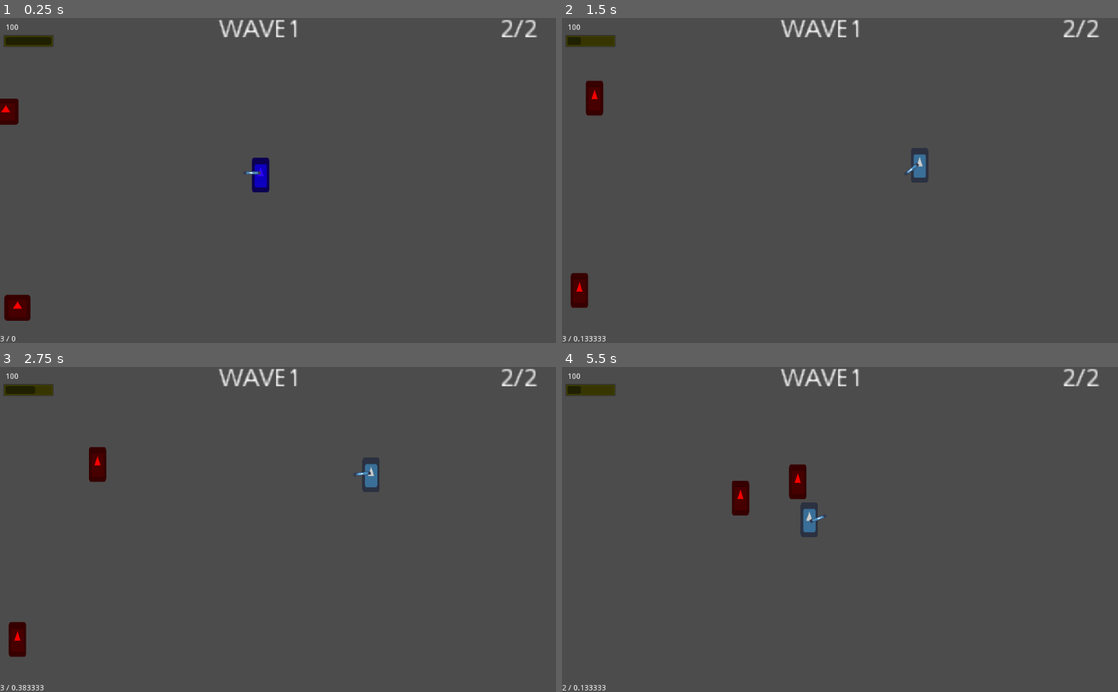
Above: before the commit, frames 1-4 (two rows, left to right).
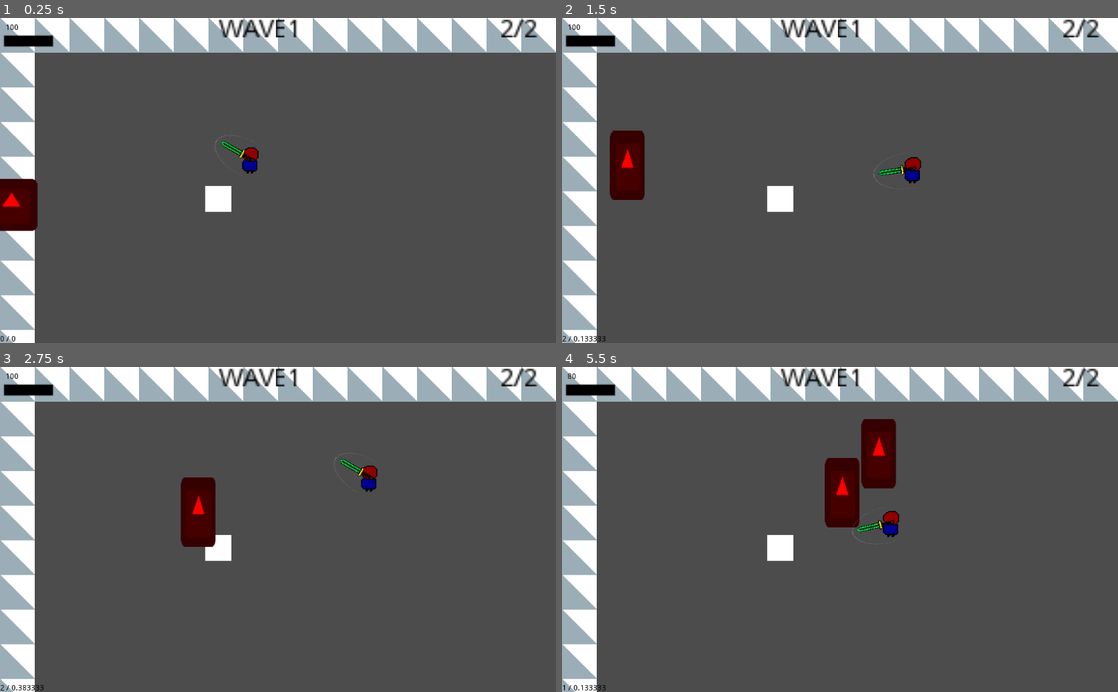
Above: after the commit, the same moments.

Repository: BielMaxBR/jam-do-renzk
Game: Godot game, scene res://scenes/Cenario/main.tscn
Two runs of this game, one before a commit and one after it. Both use one fixed random seed, a clock stepped at 60 frames per second and the inputs below. The engine's default icon, where the game draws it, is replaced by a stand-in: a white triangle on a blue panel in a dark square.
Inputs (mouse positions are in pixels of both pictures, inside the frame that each line leads up to):
- Up to frame 1 (0.25 s): no input
- Up to frame 2 (1.5 s): move the mouse to (962, 164) at 0.52 s; hold D (ui_right) 0.53-1.28 s; click (962, 164) at 0.6 s; right-click (962, 164) at 0.8 s; move the mouse to (728, 196) at 1.27 s; hold S (ui_down) from 1.28 s (still down); right-click (728, 196) at 1.35 s
- Up to frame 3 (2.75 s): click (166, 545) at 1.55 s; move the mouse to (333, 458) at 2.02 s; release S (ui_down) at 2.03 s; hold D (ui_right) from 2.03 s (still down); click (333, 458) at 2.1 s; right-click (333, 458) at 2.3 s
- Up to frame 4 (5.5 s): move the mouse to (812, 594) at 2.77 s; release D (ui_right) at 2.78 s; hold W (ui_up) 2.78-3.53 s; right-click (812, 594) at 2.85 s; click (812, 594) at 3.05 s; move the mouse to (1006, 578) at 3.52 s; hold A (ui_left) 3.53-5.03 s; click (1006, 578) at 3.6 s; right-click (1006, 578) at 3.8 s; move the mouse to (673, 480) at 4.27 s; right-click (673, 480) at 4.35 s; click (673, 480) at 4.55 s; move the mouse to (867, 529) at 5.02 s; hold S (ui_down) from 5.03 s (still down); click (867, 529) at 5.1 s; right-click (867, 529) at 5.3 s

The runs differ from the first frame. In frame 1, 17% of the frame differs, in the area x 0-100%, y 0-100%; in frame 2, 19%; in frame 3, 19%; in frame 4, 21%.

Commit message:
anim chata

Diff:
--- a/projeto do jogo da jam/project.godot
+++ b/projeto do jogo da jam/project.godot
@@ -18,6 +18,10 @@
 config/name="projeto do jogo da jam"
 run/main_scene="res://scenes/Cenario/main.tscn"
 config/icon="res://sprites/icon.png"
+
+[display]
+
+window/vsync/use_vsync=false
 
 [input]
 
--- a/projeto do jogo da jam/scenes/Cenario/main.tscn
+++ b/projeto do jogo da jam/scenes/Cenario/main.tscn
@@ -1,20 +1,69 @@
-[gd_scene load_steps=3 format=2]
+[gd_scene load_steps=7 format=2]
 
 [ext_resource path="res://scripts/cenario/main.gd" type="Script" id=1]
 [ext_resource path="res://scenes/player/player.tscn" type="PackedScene" id=2]
+[ext_resource path="res://sprites/tily.png" type="Texture" id=3]
+[ext_resource path="res://sprites/player_entre_aspas.png" type="Texture" id=4]
+
+[sub_resource type="ConvexPolygonShape2D" id=1]
+points = PoolVector2Array( 32, 32, 0, 32, 0, 0, 32, 0 )
+
+[sub_resource type="TileSet" id=2]
+0/name = "tily.png 0"
+0/texture = ExtResource( 3 )
+0/tex_offset = Vector2( 0, 0 )
+0/modulate = Color( 1, 1, 1, 1 )
+0/region = Rect2( 0, 0, 32, 32 )
+0/tile_mode = 0
+0/occluder_offset = Vector2( 0, 0 )
+0/navigation_offset = Vector2( 0, 0 )
+0/shape_offset = Vector2( 0, 0 )
+0/shape_transform = Transform2D( 1, 0, 0, 1, 0, 0 )
+0/shape = SubResource( 1 )
+0/shape_one_way = false
+0/shape_one_way_margin = 1.0
+0/shapes = [ {
+"autotile_coord": Vector2( 0, 0 ),
+"one_way": false,
+"one_way_margin": 1.0,
+"shape": SubResource( 1 ),
+"shape_transform": Transform2D( 1, 0, 0, 1, 0, 0 )
+} ]
+0/z_index = 0
 
 [node name="main" type="Node2D"]
 script = ExtResource( 1 )
 
+[node name="player_entre_aspas" type="Sprite" parent="."]
+position = Vector2( 201.201, 167.048 )
+texture = ExtResource( 4 )
+
+[node name="Camera2D" type="Camera2D" parent="."]
+anchor_mode = 0
+current = true
+zoom = Vector2( 0.5, 0.5 )
+limit_left = 0
+limit_top = 0
+limit_right = 768
+limit_bottom = 384
+editor_draw_limits = true
+
+[node name="Map" type="TileMap" parent="."]
+tile_set = SubResource( 2 )
+cell_size = Vector2( 32, 32 )
+collision_use_kinematic = true
+format = 1
+tile_data = PoolIntArray( 0, 0, 0, 1, 0, 0, 2, 0, 0, 3, 0, 0, 4, 0, 0, 5, 0, 0, 6, 0, 0, 7, 0, 0, 8, 0, 0, 9, 0, 0, 10, 0, 0, 11, 0, 0, 12, 0, 0, 13, 0, 0, 14, 0, 0, 15, 0, 0, 16, 0, 0, 17, 0, 0, 18, 0, 0, 19, 0, 0, 20, 0, 0, 21, 0, 0, 22, 0, 0, 23, 0, 0, 65536, 0, 0, 65559, 0, 0, 131072, 0, 0, 131095, 0, 0, 196608, 0, 0, 196631, 0, 0, 262144, 0, 0, 262167, 0, 0, 327680, 0, 0, 327703, 0, 0, 393216, 0, 0, 393239, 0, 0, 458752, 0, 0, 458775, 0, 0, 524288, 0, 0, 524311, 0, 0, 589824, 0, 0, 589847, 0, 0, 655360, 0, 0, 655383, 0, 0, 720896, 0, 0, 720897, 0, 0, 720898, 0, 0, 720899, 0, 0, 720900, 0, 0, 720901, 0, 0, 720902, 0, 0, 720903, 0, 0, 720904, 0, 0, 720905, 0, 0, 720906, 0, 0, 720907, 0, 0, 720908, 0, 0, 720909, 0, 0, 720910, 0, 0, 720911, 0, 0, 720912, 0, 0, 720913, 0, 0, 720914, 0, 0, 720915, 0, 0, 720916, 0, 0, 720917, 0, 0, 720918, 0, 0, 720919, 0, 0 )
+
 [node name="YSort" type="YSort" parent="."]
 
 [node name="player" parent="YSort" instance=ExtResource( 2 )]
-position = Vector2( 480, 322 )
+position = Vector2( 230.532, 143.701 )
 
 [node name="HUD" type="CanvasLayer" parent="."]
 
 [node name="Stamina" type="ProgressBar" parent="HUD"]
-modulate = Color( 0.976471, 1, 0, 1 )
+modulate = Color( 0, 0, 0, 1 )
 anchor_top = 0.048
 anchor_right = 0.096
 anchor_bottom = 0.093
@@ -33,6 +82,7 @@
 }
 
 [node name="Wave" type="Label" parent="HUD"]
+modulate = Color( 0, 0, 0, 1 )
 anchor_left = 0.5
 anchor_right = 0.5
 margin_left = -108.0
@@ -45,6 +95,7 @@
 }
 
 [node name="InimigosSobram" type="Label" parent="HUD"]
+modulate = Color( 0, 0, 0, 1 )
 anchor_left = 1.0
 anchor_right = 1.0
 margin_left = -104.0
@@ -58,6 +109,7 @@
 
 [node name="proximaFase" type="Label" parent="HUD"]
 visible = false
+modulate = Color( 0, 0, 0, 1 )
 anchor_left = 0.419
 anchor_top = 0.299
 anchor_right = 0.549
@@ -73,6 +125,7 @@
 }
 
 [node name="comboTimer" type="Label" parent="HUD"]
+modulate = Color( 0, 0, 0, 1 )
 anchor_top = 1.0
 anchor_bottom = 1.0
 margin_top = -14.0
@@ -83,6 +136,7 @@
 }
 
 [node name="Vida" type="Label" parent="HUD"]
+modulate = Color( 0, 0, 0, 1 )
 anchor_left = 0.01
 anchor_top = 0.018
 anchor_right = 0.049
--- a/projeto do jogo da jam/scenes/inimigos/inimigo_melee_2.tscn
+++ b/projeto do jogo da jam/scenes/inimigos/inimigo_melee_2.tscn
@@ -6,7 +6,7 @@
 [ext_resource path="res://scripts/inimigos/hit_boxes/hit_box_inimigo.gd" type="Script" id=4]
 
 [sub_resource type="RectangleShape2D" id=1]
-extents = Vector2( 16, 8 )
+extents = Vector2( 16, 9.10088 )
 
 [sub_resource type="RectangleShape2D" id=2]
 extents = Vector2( 16, 32 )
--- a/projeto do jogo da jam/scenes/player/player.tscn
+++ b/projeto do jogo da jam/scenes/player/player.tscn
@@ -1,35 +1,96 @@
-[gd_scene load_steps=9 format=2]
+[gd_scene load_steps=18 format=2]
 
 [ext_resource path="res://scripts/player/player.gd" type="Script" id=1]
-[ext_resource path="res://sprites/icon.png" type="Texture" id=2]
+[ext_resource path="res://sprites/molde_personagem_chrono_cookies.png" type="Texture" id=2]
 [ext_resource path="res://scripts/player/hit_box_player.gd" type="Script" id=3]
 [ext_resource path="res://scripts/player/attack_area.gd" type="Script" id=4]
+[ext_resource path="res://sprites/espada_personagem.png" type="Texture" id=5]
+[ext_resource path="res://sprites/ataque_melee_1.png" type="Texture" id=6]
 
 [sub_resource type="RectangleShape2D" id=1]
-extents = Vector2( 16, 6 )
+extents = Vector2( 12.2906, 5.53723 )
 
 [sub_resource type="RectangleShape2D" id=2]
-extents = Vector2( 16, 32 )
+extents = Vector2( 12.0056, 12.2471 )
 
 [sub_resource type="Animation" id=3]
 resource_name = "ataque_teste"
-length = 0.3
-step = 0.05
+length = 0.1
+step = 0.005
 tracks/0/type = "value"
 tracks/0/path = NodePath("Sprite:modulate")
 tracks/0/interp = 1
 tracks/0/loop_wrap = true
 tracks/0/imported = false
-tracks/0/enabled = true
+tracks/0/enabled = false
 tracks/0/keys = {
-"times": PoolRealArray( 0, 0.3 ),
+"times": PoolRealArray( 0, 0.1 ),
 "transitions": PoolRealArray( 1, 0.594604 ),
 "update": 0,
 "values": [ Color( 0.196078, 0, 1, 1 ), Color( 0.796078, 0.796078, 0.796078, 1 ) ]
 }
+tracks/1/type = "method"
+tracks/1/path = NodePath("ataques/ataque")
+tracks/1/interp = 1
+tracks/1/loop_wrap = true
+tracks/1/imported = false
+tracks/1/enabled = true
+tracks/1/keys = {
+"times": PoolRealArray( 0 ),
+"transitions": PoolRealArray( 1 ),
+"values": [ {
+"args": [ "", false ],
+"method": "attack"
+} ]
+}
+tracks/2/type = "value"
+tracks/2/path = NodePath("ataques/ataque:frame")
+tracks/2/interp = 1
+tracks/2/loop_wrap = true
+tracks/2/imported = false
+tracks/2/enabled = true
+tracks/2/keys = {
+"times": PoolRealArray( 0.1 ),
+"transitions": PoolRealArray( 1 ),
+"update": 1,
+"values": [ 0 ]
+}
 
 [sub_resource type="CapsuleShape2D" id=4]
-radius = 31.0
+radius = 14.8525
+height = 14.9431
+
+[sub_resource type="AtlasTexture" id=5]
+atlas = ExtResource( 6 )
+region = Rect2( 320, 0, 64, 64 )
+
+[sub_resource type="AtlasTexture" id=6]
+atlas = ExtResource( 6 )
+region = Rect2( 256, 0, 64, 64 )
+
+[sub_resource type="AtlasTexture" id=7]
+atlas = ExtResource( 6 )
+region = Rect2( 192, 0, 64, 64 )
+
+[sub_resource type="AtlasTexture" id=8]
+atlas = ExtResource( 6 )
+region = Rect2( 128, 0, 64, 64 )
+
+[sub_resource type="AtlasTexture" id=9]
+atlas = ExtResource( 6 )
+region = Rect2( 64, 0, 64, 64 )
+
+[sub_resource type="AtlasTexture" id=10]
+atlas = ExtResource( 6 )
+region = Rect2( 0, 0, 64, 64 )
+
+[sub_resource type="SpriteFrames" id=11]
+animations = [ {
+"frames": [ SubResource( 5 ), SubResource( 6 ), SubResource( 7 ), SubResource( 8 ), SubResource( 9 ), SubResource( 10 ), null ],
+"loop": false,
+"name": "attack",
+"speed": 100.0
+} ]
 
 [node name="player" type="KinematicBody2D"]
 collision_mask = 6
@@ -46,12 +107,14 @@
 wait_time = 0.5
 
 [node name="Sprite" type="Sprite" parent="."]
-modulate = Color( 0.196078, 0, 1, 1 )
-position = Vector2( 0, -32 )
-scale = Vector2( 0.5, 1 )
+modulate = Color( 0.796078, 0.796078, 0.796078, 1 )
+position = Vector2( 0, -12 )
 texture = ExtResource( 2 )
+region_enabled = true
+region_rect = Rect2( 5, 0, 17, 24 )
 
 [node name="CollisionShape2D" type="CollisionShape2D" parent="."]
+visible = false
 position = Vector2( 0, -6 )
 shape = SubResource( 1 )
 
@@ -60,7 +123,8 @@
 playback/speed = 10.0
 
 [node name="hit_box" type="Area2D" parent="."]
-position = Vector2( 0, -32 )
+visible = false
+position = Vector2( 0, -12 )
 collision_layer = 32
 collision_mask = 0
 script = ExtResource( 3 )
@@ -72,61 +136,62 @@
 anims/ataque_teste = SubResource( 3 )
 
 [node name="ataques" type="Node2D" parent="."]
-position = Vector2( 0, -32 )
+position = Vector2( 0, -12 )
 
-[node name="ataque1" type="Area2D" parent="ataques"]
+[node name="ataque1" type="Area2D" parent="ataques" groups=[
+"ataques",
+]]
 collision_layer = 128
 collision_mask = 64
 script = ExtResource( 4 )
 dano = 100
 
-[node name="Sprite2" type="Sprite" parent="ataques/ataque1"]
-position = Vector2( 16, -5 )
-rotation = 1.0472
-scale = Vector2( 0.1, 0.5 )
-texture = ExtResource( 2 )
-
 [node name="CollisionShape2D" type="CollisionShape2D" parent="ataques/ataque1"]
-position = Vector2( 20, 0 )
+position = Vector2( 15, 0 )
 rotation = 1.5708
 shape = SubResource( 4 )
 disabled = true
 
-[node name="ataque2" type="Area2D" parent="ataques"]
+[node name="ataque2" type="Area2D" parent="ataques" groups=[
+"ataques",
+]]
 collision_layer = 128
 collision_mask = 64
 script = ExtResource( 4 )
 dano = 16
 
-[node name="Sprite2" type="Sprite" parent="ataques/ataque2"]
-position = Vector2( 16, -5 )
-rotation = 1.0472
-scale = Vector2( 0.1, 0.5 )
-texture = ExtResource( 2 )
-
 [node name="CollisionShape2D" type="CollisionShape2D" parent="ataques/ataque2"]
-position = Vector2( 20, 0 )
+position = Vector2( 15, 0 )
 rotation = 1.5708
 shape = SubResource( 4 )
 disabled = true
 
-[node name="ataque3" type="Area2D" parent="ataques"]
+[node name="ataque3" type="Area2D" parent="ataques" groups=[
+"ataques",
+]]
 collision_layer = 128
 collision_mask = 64
 script = ExtResource( 4 )
 dano = 17
 
-[node name="Sprite2" type="Sprite" parent="ataques/ataque3"]
-position = Vector2( 16, -5 )
-rotation = 1.0472
-scale = Vector2( 0.1, 0.5 )
-texture = ExtResource( 2 )
-
 [node name="CollisionShape2D" type="CollisionShape2D" parent="ataques/ataque3"]
-position = Vector2( 20, 0 )
+position = Vector2( 15, 0 )
 rotation = 1.5708
 shape = SubResource( 4 )
 disabled = true
+
+[node name="ataque" type="AnimatedSprite" parent="ataques"]
+position = Vector2( 5.5559, 0.0944901 )
+scale = Vector2( 1, 0.52 )
+frames = SubResource( 11 )
+animation = "attack"
+
+[node name="Espadinha" type="Sprite" parent="ataques"]
+position = Vector2( 1.31799, 1.18687 )
+scale = Vector2( 0.808434, 0.702508 )
+texture = ExtResource( 5 )
+centered = false
+offset = Vector2( -8, -12 )
 [connection signal="timeout" from="StaminaTimer" to="." method="_on_Timer_timeout"]
 [connection signal="timeout" from="AtackTimer" to="." method="_on_candencia_ataque_timeout"]
 [connection signal="timeout" from="ComboTimer" to="." method="_on_ComboTimer_timeout"]
--- a/projeto do jogo da jam/scripts/player/player.gd
+++ b/projeto do jogo da jam/scripts/player/player.gd
@@ -4,9 +4,10 @@
 onready var dad = get_node("../")
 export var stamina = 3
 var direcao = Vector2()
-var velocidade = 250
+var velocidade = 125
 var pode_controlar = true
 var ataqueDict = {}
+var FixedComboIndex = -1
 export var comboIndex = 0
 var pode_ataque = true
 var cadencia_ataque = 0.2
@@ -17,10 +18,10 @@
 func _ready():
 	print(dad)
 	$"StaminaTimer".start()
-	for ataque in $ataques.get_child_count():
-		ataqueDict[ataque] = $ataques.get_child(ataque)
-
-	comboIndex = $ataques.get_child_count()
+	for ataque in $ataques.get_children():
+		if ataque is Area2D:
+			FixedComboIndex += 1
+			ataqueDict[FixedComboIndex] = ataque
 
 
 # warning-ignore:unused_argument
@@ -46,7 +47,7 @@
 
 func dash():
 	tween.interpolate_method(self, "move_and_slide",
-	Vector2(0,0) + ((get_global_mouse_position() - self.global_position).normalized() * 1800), global_position.normalized(), 2,
+	Vector2(0,0) + ((get_global_mouse_position() - self.global_position).normalized() * 900), global_position.normalized(), 2,
 	Tween.TRANS_QUINT, Tween.EASE_OUT_IN)
 	tween.start()
 	pass
@@ -60,15 +61,15 @@
 
 func movement():
 	get_movement_input()
-	if global_position.x > 1024:
-		global_position.x = 0
-	if global_position.x < 0:
-		global_position.x = 1024
+	#if global_position.x > 1024:
+	#	global_position.x = 0
+	#if global_position.x < 0:
+	#	global_position.x = 1024
 
-	if global_position.y > 600:
-		global_position.y = 0
-	if global_position.y < 0:
-		global_position.y = 600
+	#if global_position.y > 600:
+	#	global_position.y = 0
+	#if global_position.y < 0:
+	#	global_position.y = 600
 	if pode_controlar:
 		# warning-ignore:return_value_discarded
 		move_and_slide(direcao * velocidade)
@@ -81,7 +82,7 @@
 		if comboIndex > 0 and not $ComboTimer.is_stopped():
 
 			var ataqueAtual = ataqueDict[comboIndex-1]
-			var colisor = ataqueAtual.get_child(1)
+			var colisor = ataqueAtual.get_child(0)
 			var anim = $AnimationPlayer
 
 			colisor.disabled = false
@@ -137,5 +138,5 @@
 
 
 func _on_ComboTimer_timeout():
-	comboIndex = $ataques.get_child_count()
+	comboIndex = FixedComboIndex
 	pass # Replace with function body.
Binary file added: projeto do jogo da jam/sprites/ataque_melee_1.png
Not shown, added: projeto do jogo da jam/sprites/ataque_melee_1.png.import
Binary file added: projeto do jogo da jam/sprites/espada_personagem.png
Not shown, added: projeto do jogo da jam/sprites/espada_personagem.png.import
Binary file added: projeto do jogo da jam/sprites/molde_personagem_chrono_cookies.png
Not shown, added: projeto do jogo da jam/sprites/molde_personagem_chrono_cookies.png.import
Binary file added: projeto do jogo da jam/sprites/personagem_chrono_cookies.png
Not shown, added: projeto do jogo da jam/sprites/personagem_chrono_cookies.png.import
Binary file added: projeto do jogo da jam/sprites/player_entre_aspas.png
Not shown, added: projeto do jogo da jam/sprites/player_entre_aspas.png.import
Binary file added: projeto do jogo da jam/sprites/tily.png
Not shown, added: projeto do jogo da jam/sprites/tily.png.import
(and 1 more such lines)
